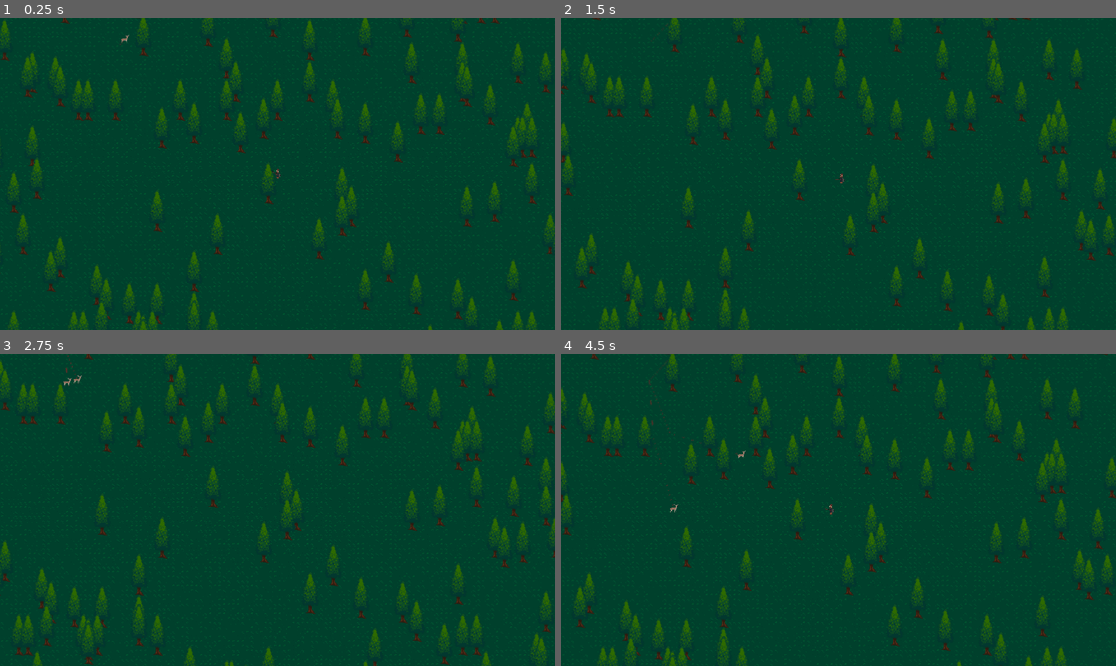
Above: before the commit, frames 1-4 (two rows, left to right).
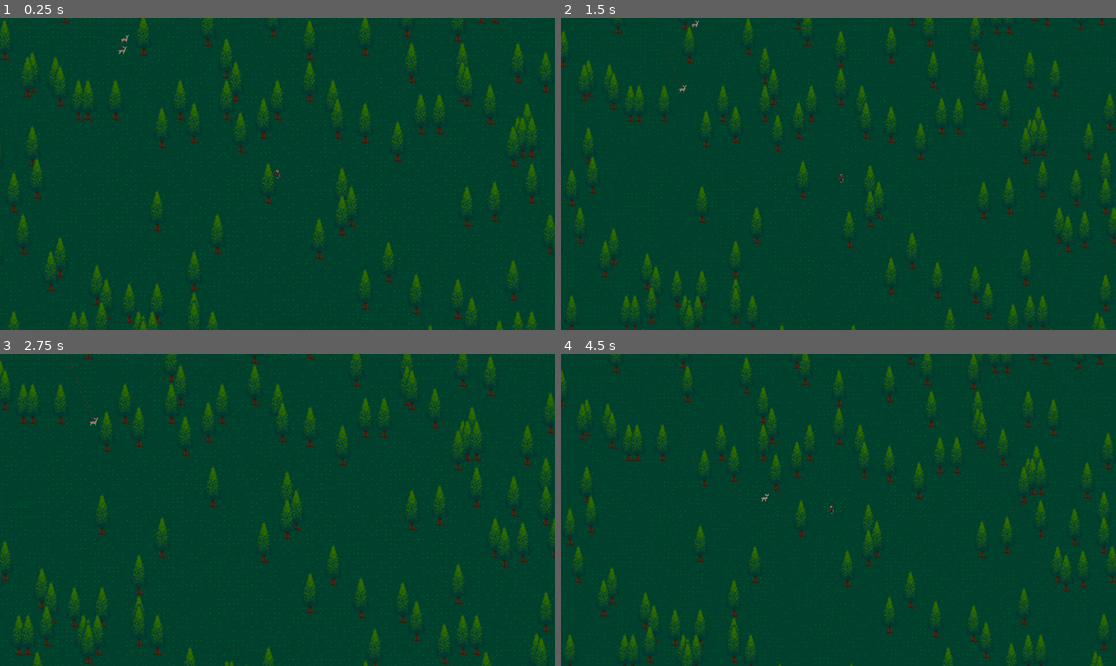
Above: after the commit, the same moments.

Repository: Mesiow/Amnesia
Game: Godot game, scene res://World/Scenes/World.tscn
The game is run twice, just before and just after one commit, with the same random seed, the same clock (stepped at 60 frames per second) and the same inputs. Sound files missing from this copy of the repository are replaced by a short silence.
Inputs (mouse positions are in pixels of both pictures, inside the frame that each line leads up to):
- Up to frame 1 (0.25 s): no input
- Up to frame 2 (1.5 s): tap Enter at 0.5 s; move the mouse to (960, 158) at 0.52 s; hold D (right) 0.53-1.28 s; tap Shift (decrease_zoom) at 0.6 s; tap Z (increase_zoom) at 0.8, 1.35 s; move the mouse to (727, 189) at 1.27 s; hold S (down) from 1.28 s (still down)
- Up to frame 3 (2.75 s): tap E (pickup) at 1.55, 2.1 s; move the mouse to (333, 441) at 2.02 s; release S (down) at 2.03 s; hold D (right) from 2.03 s (still down); tap Shift (decrease_zoom) at 2.3 s
- Up to frame 4 (4.5 s): move the mouse to (810, 572) at 2.77 s; release D (right) at 2.78 s; hold W (up) 2.78-3.53 s; tap Shift (decrease_zoom) at 2.85 s; tap Z (increase_zoom) at 3.05, 4.35 s; move the mouse to (1005, 556) at 3.52 s; press the mouse at (1005, 556) at 3.53 s; hold A (left) from 3.53 s (still down); tap E (pickup) at 3.8 s; move the mouse to (672, 463) at 4.27 s; release the mouse at (672, 463) at 4.28 s

The runs differ from the first frame. In frame 1, less than 0.1% of the frame differs, in the area x 21-23%, y 8-12%; in frame 2, 9.0%; in frame 3, less than 0.1%; in frame 4, 9.1%, in the area x 0-100%, y 0-100%.

Commit message:
added pickup sound and day counter

Diff:
--- a/Environment/Scripts/DayNightCycle.gd
+++ b/Environment/Scripts/DayNightCycle.gd
@@ -18,6 +18,8 @@
 
 enum time{DAY = 0, NIGHT}
 var currentTime = null
+
+signal dayEnded
 
 func _ready():
 	dayTimer.wait_time = 300 #5 minutes
@@ -75,6 +77,7 @@
 	pass
 
 func _on_DayTimer_timeout():
+	emit_signal("dayEnded")
 	startNight()
 	dayTimer.stop()
 	pass
--- a/Environment/Wildlife/Scenes/Deer.tscn
+++ b/Environment/Wildlife/Scenes/Deer.tscn
@@ -2,31 +2,31 @@
 
 [ext_resource path="res://Environment/Wildlife/Scenes/Animal.tscn" type="PackedScene" id=1]
 [ext_resource path="res://Environment/Wildlife/Scripts/Deer.gd" type="Script" id=2]
-[ext_resource path="res://Environment/Wildlife/Deer/feed1.png" type="Texture" id=3]
-[ext_resource path="res://Environment/Wildlife/Deer/feed2.png" type="Texture" id=4]
-[ext_resource path="res://Environment/Wildlife/Deer/feed3.png" type="Texture" id=5]
-[ext_resource path="res://Environment/Wildlife/Deer/feed4.png" type="Texture" id=6]
-[ext_resource path="res://Environment/Wildlife/Deer/feed5.png" type="Texture" id=7]
-[ext_resource path="res://Environment/Wildlife/Deer/deer1.png" type="Texture" id=8]
-[ext_resource path="res://Environment/Wildlife/Deer/deer2.png" type="Texture" id=9]
-[ext_resource path="res://Environment/Wildlife/Deer/deer3.png" type="Texture" id=10]
-[ext_resource path="res://Environment/Wildlife/Deer/death.png" type="Texture" id=11]
+[ext_resource path="res://Environment/Wildlife/Deer/deer1.png" type="Texture" id=3]
+[ext_resource path="res://Environment/Wildlife/Deer/deer2.png" type="Texture" id=4]
+[ext_resource path="res://Environment/Wildlife/Deer/deer3.png" type="Texture" id=5]
+[ext_resource path="res://Environment/Wildlife/Deer/death.png" type="Texture" id=6]
+[ext_resource path="res://Environment/Wildlife/Deer/feed1.png" type="Texture" id=7]
+[ext_resource path="res://Environment/Wildlife/Deer/feed2.png" type="Texture" id=8]
+[ext_resource path="res://Environment/Wildlife/Deer/feed3.png" type="Texture" id=9]
+[ext_resource path="res://Environment/Wildlife/Deer/feed4.png" type="Texture" id=10]
+[ext_resource path="res://Environment/Wildlife/Deer/feed5.png" type="Texture" id=11]
 
 [sub_resource type="SpriteFrames" id=1]
 animations = [ {
-"frames": [ ExtResource( 3 ), ExtResource( 4 ), ExtResource( 5 ), ExtResource( 6 ), ExtResource( 7 ) ],
-"loop": true,
-"name": "feed",
-"speed": 5.0
-}, {
-"frames": [ ExtResource( 8 ), ExtResource( 9 ), ExtResource( 10 ) ],
+"frames": [ ExtResource( 3 ), ExtResource( 4 ), ExtResource( 5 ) ],
 "loop": true,
 "name": "moving",
 "speed": 10.0
 }, {
-"frames": [ ExtResource( 11 ) ],
+"frames": [ ExtResource( 6 ) ],
 "loop": true,
 "name": "death",
+"speed": 5.0
+}, {
+"frames": [ ExtResource( 7 ), ExtResource( 8 ), ExtResource( 9 ), ExtResource( 10 ), ExtResource( 11 ) ],
+"loop": true,
+"name": "feed",
 "speed": 5.0
 } ]
 
--- a/Environment/Wildlife/Scripts/WildLifeManager.gd
+++ b/Environment/Wildlife/Scripts/WildLifeManager.gd
@@ -5,7 +5,7 @@
 
 const Deer=preload("res://Environment/Wildlife/Scenes/Deer.tscn")
 
-const maxGroupSize = 4
+const maxGroupSize = 5
 
 var animalRef = null
 
@@ -27,7 +27,6 @@
 		if player.hitTarget:
 			if animalGroup.size() > 0:
 				for animal in animalGroup:
-					#print("Player closest dist to animal: " + str(player.closestAnimalDist))
 					if animalRef: break
 					if player.closestAnimalDist >= animal.distanceToPlayer: #if we shot at the closest deer we got it
 						if !animal.dead:
--- a/Player/Scenes/Player.tscn
+++ b/Player/Scenes/Player.tscn
@@ -7,6 +7,7 @@
 [ext_resource path="res://Player/Scenes/Rifle.tscn" type="PackedScene" id=5]
 [ext_resource path="res://Player/Sounds/forest_step.wav" type="AudioStream" id=6]
 [ext_resource path="res://Player/Sounds/waterfootstep.wav" type="AudioStream" id=7]
+[ext_resource path="res://Player/Sounds/packaway.wav" type="AudioStream" id=8]
 
 [sub_resource type="SpriteFrames" id=1]
 animations = [ {
@@ -58,6 +59,10 @@
 [node name="FootstepWater" type="AudioStreamPlayer" parent="."]
 stream = ExtResource( 7 )
 volume_db = 1.0
+
+[node name="ItemPickup" type="AudioStreamPlayer" parent="."]
+stream = ExtResource( 8 )
+volume_db = -10.0
 [connection signal="animation_finished" from="AnimatedSprite" to="." method="_on_AnimatedSprite_animation_finished"]
 [connection signal="finished" from="FootstepGrass" to="." method="_on_Footstep_finished"]
 [connection signal="finished" from="FootstepWater" to="." method="_on_FootstepWater_finished"]
--- a/Player/Scenes/Rifle.tscn
+++ b/Player/Scenes/Rifle.tscn
@@ -1,9 +1,12 @@
-[gd_scene load_steps=5 format=2]
+[gd_scene load_steps=6 format=2]
 
 [ext_resource path="res://Player/Scripts/Rifle.gd" type="Script" id=1]
 [ext_resource path="res://Player/Sprites/rifle.png" type="Texture" id=2]
 [ext_resource path="res://Player/Scenes/MuzzleBlast.tscn" type="PackedScene" id=3]
 [ext_resource path="res://Player/Sounds/rifle.wav" type="AudioStream" id=4]
+
+[sub_resource type="CircleShape2D" id=1]
+radius = 550.0
 
 [node name="Rifle" type="Node2D"]
 script = ExtResource( 1 )
@@ -22,4 +25,11 @@
 [node name="Shot" type="AudioStreamPlayer" parent="."]
 stream = ExtResource( 4 )
 volume_db = -5.0
+
+[node name="RangeArea" type="Area2D" parent="."]
+
+[node name="Range" type="CollisionShape2D" parent="RangeArea"]
+shape = SubResource( 1 )
 [connection signal="timeout" from="ShootTimer" to="." method="_on_ShootTimer_timeout"]
+[connection signal="area_entered" from="RangeArea" to="." method="_on_RangeArea_area_entered"]
+[connection signal="area_exited" from="RangeArea" to="." method="_on_RangeArea_area_exited"]
--- a/Player/Scripts/Player.gd
+++ b/Player/Scripts/Player.gd
@@ -12,6 +12,7 @@
 onready var anim=$AnimatedSprite
 onready var footstep=$FootstepGrass
 onready var footstepWater=$FootstepWater
+onready var itemPickup=$ItemPickup
 onready var camera=$Camera2D
 
 var readyToShoot = true
@@ -75,6 +76,7 @@
 
 	if Input.is_action_just_pressed("pickup"):
 		if nearKilledAnimal:
+			itemPickup.play()
 			emit_signal("pickedUpFood")
 			grabbedFood = true
 
@@ -85,10 +87,10 @@
 	pass
 
 func handleMovementInput():
-	#if Input.is_action_just_pressed("increase_zoom"):
-	#	camera.zoom += Vector2(0.1, 0.1)
-	#if Input.is_action_just_pressed("decrease_zoom"):
-	#	camera.zoom += Vector2(-0.1, -0.1)
+	if Input.is_action_just_pressed("increase_zoom"):
+		camera.zoom += Vector2(0.1, 0.1)
+	if Input.is_action_just_pressed("decrease_zoom"):
+		camera.zoom += Vector2(-0.1, -0.1)
 
 	if Input.is_action_pressed("up"):
 		velocity.y = -speed
--- a/Player/Scripts/Rifle.gd
+++ b/Player/Scripts/Rifle.gd
@@ -13,6 +13,7 @@
 var minHitChance = 5
 var maxHitChance = 25
 var hit = false
+var inRange = false
 
 func _ready():
 	pass
@@ -46,3 +47,16 @@
 func _on_ShootTimer_timeout():
 	player.readyToShoot = true
 	pass
+
+func _on_RangeArea_area_entered(area):
+	print(area.get_name())
+	if area.get_name() == "Deer":
+		inRange = true
+		print("in range")
+	pass
+
+func _on_RangeArea_area_exited(area):
+	if area.get_name() == "Deer":
+		inRange = false
+		print("out of range")
+	pass
--- a/UI/Scripts/SurvivalHUD.gd
+++ b/UI/Scripts/SurvivalHUD.gd
@@ -10,11 +10,12 @@
 var startingLife = 100
 var startingAmmo = 25
 var startingFood = 0
+var startingDay = 0
 
 func _ready():
 	life.text = life.text + str(startingLife)
 	food.text = food.text + str(startingFood)
-	days.text = days.text + str(0)
+	days.text = days.text + str(startingDay)
 	hunger.text = hunger.text + str(0)
 	ammo.text = ammo.text + str(startingAmmo)
 
@@ -30,3 +31,8 @@
 	startingFood+=1
 	food.text = "Food: " + str(startingFood)
 	pass
+
+func _on_DayNightCycle_dayEnded():
+	startingDay+=1
+	days.text = "Day: " + str(startingDay)
+	pass
--- a/World/Scenes/World.tscn
+++ b/World/Scenes/World.tscn
@@ -23,5 +23,6 @@
 [node name="SurvivalHUD" parent="." instance=ExtResource( 6 )]
 [connection signal="pickedUpFood" from="Player" to="SurvivalHUD" method="_on_Player_pickedUpFood"]
 [connection signal="shotRifle" from="Player" to="SurvivalHUD" method="_on_Player_shotRifle"]
+[connection signal="dayEnded" from="DayNightCycle" to="SurvivalHUD" method="_on_DayNightCycle_dayEnded"]
 
 [editable path="SurvivalHUD"]
Not shown: 1 places in Player/Scenes/Player.tscn that only renumber resources
Not shown, added: Player/Sounds/packaway.wav.import
Not shown, added: Player/Sounds/packaway.wav
